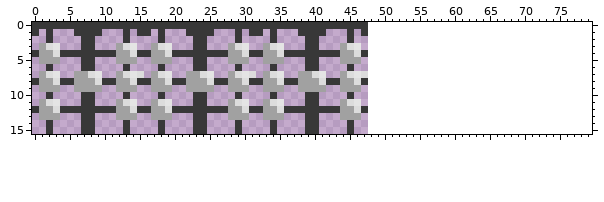
File history of a pixel-art file, UN-Pro_Bibliotheque_de_Babel/Assets/Sprites/Grille.aseprite. The first picture shows the starting point.
48x16 pixels, 1 frame. The old version is drawn lined up with the new one, on the new canvas.
New version:
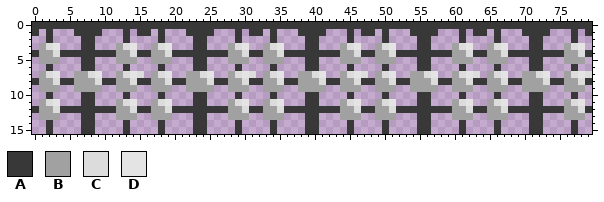
Palette (. is transparent): A #383838  B #a1a1a1  C #dcdcdc  D #e4e4e4
Diff:
canvas 48x16 -> 80x16
Changed rows in their new state; - is an unchanged pixel.
first column x 48:
 0 AAAAAAAAAAAAAAAAAAAAAAAAAAAAAAAA
 1 A-A---AAAA---A-AA-A---AAAA---A-A
 2 --A----AA----A----A----AA----A--
 3 -BCD---AA---BCD--BCD---AA---BCD-
 4 ABBCAAAAAAAABBCAABBCAAAAAAAABBCA
 5 -BBB---AA---BBB--BBB---AA---BBB-
 6 --A----AA----A----A----AA----A--
 7 -BCD--BBCD--BCDC-BCD--BBCD--BCDC
 8 ABBCAABBBCAABBCAABBCAABBBCAABBCA
 9 -BBB--BBBB--BBB--BBB--BBBB--BBB-
10 --A----AA----A----A----AA----A--
11 -BCD---AA---BCD--BCD---AA---BCD-
12 ABBCAAAAAAAABBCAABBCAAAAAAAABBCA
13 -BBB---AA---BBB--BBB---AA---BBB-
14 --A----AA----A----A----AA----A--
15 --A----AA----A----A----AA----A--
Changed places in both pictures, as pixel boxes (x1, y1, x2, y2):
added: (368, 22, 592, 134)
